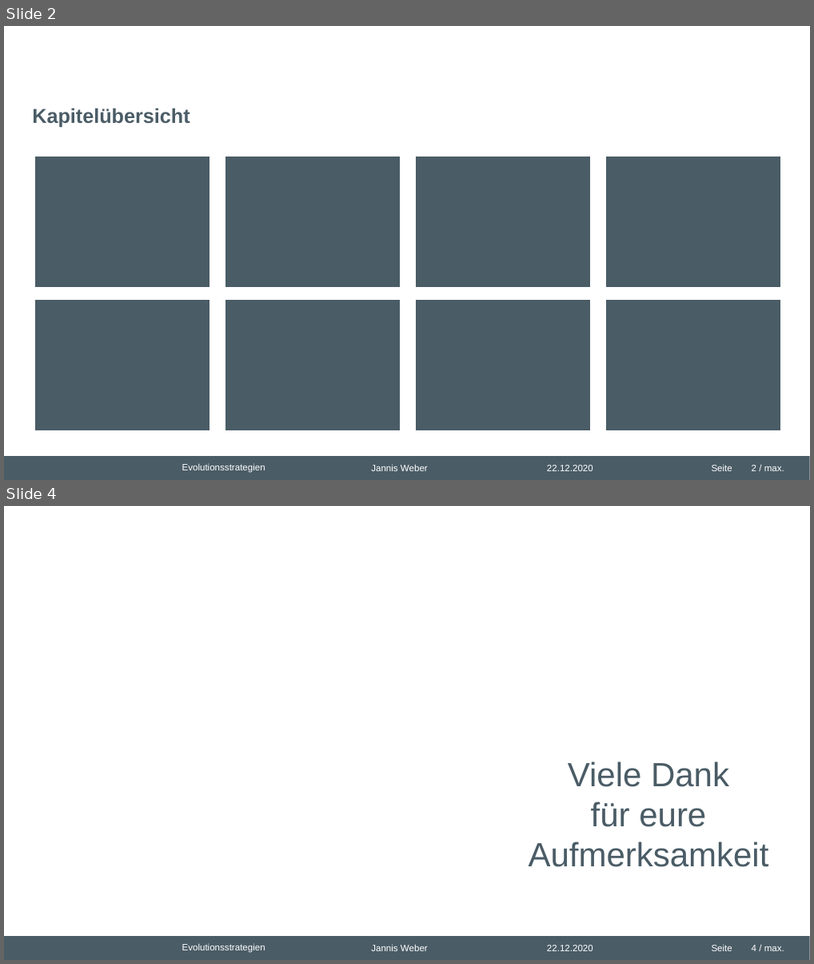
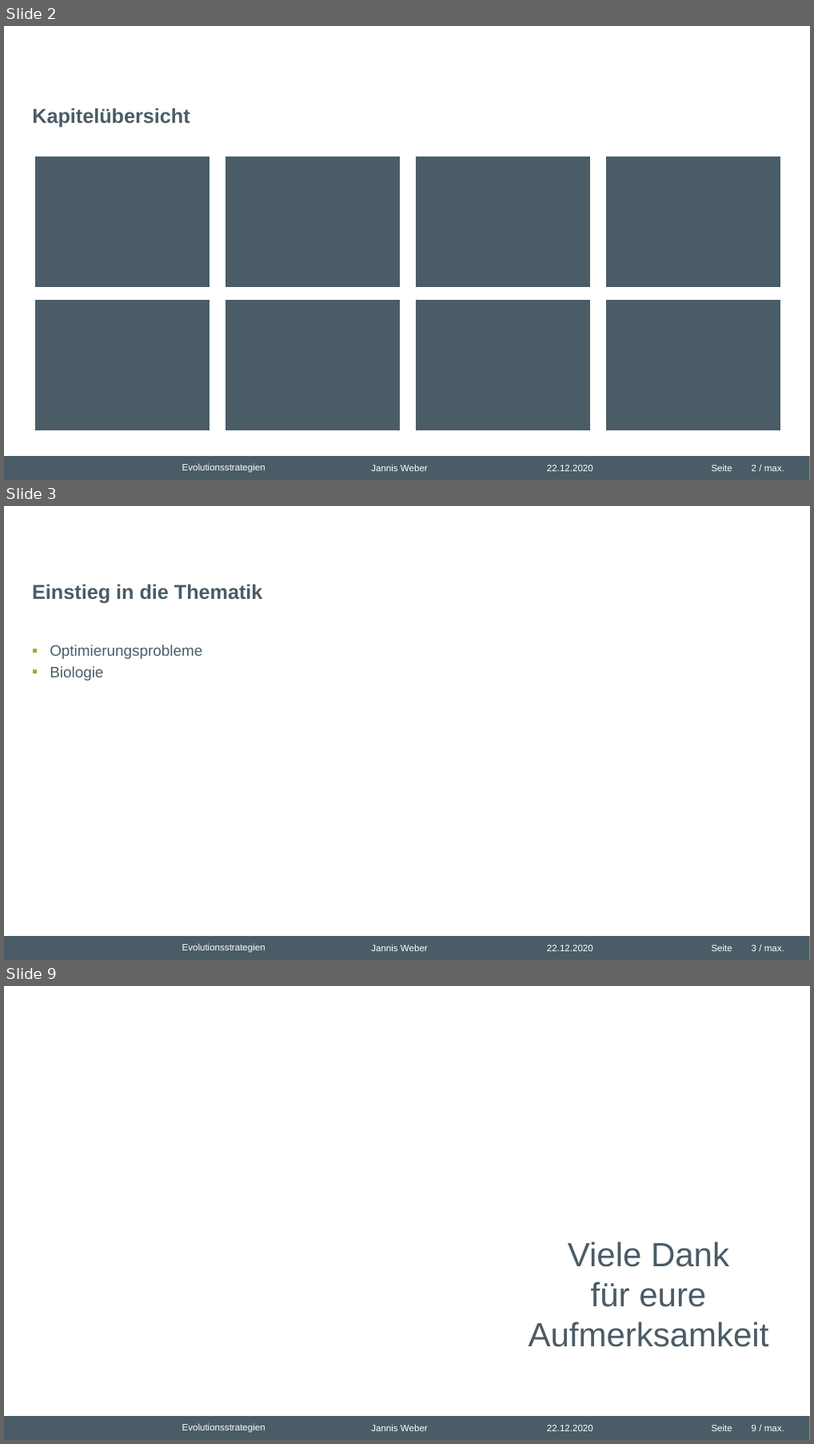
Before and after one commit to nhrt/Genetic-Algorithms, a slide deck: Fachvortrag/Präsentation Fachvortrag.pptx. Shown one above the other, each under a label of ours: slides 2 and 4 before the commit, slides 2, 3 and 9 after it; the slides between them are not shown. The pictures are 814x964 and 814x1444 pixels, drawn with LibreOffice and Linux fonts; fonts in the diff are those of the drawing; background and template pictures are left out. Boxes give left, top, right and bottom in pixels: in the first picture for what was removed or moved away, otherwise in the second. Text is boxed around its words. In the diff, an @@ line names an element or a change of style, - is before the commit and + after.

```diff
--- a/Fachvortrag/Präsentation Fachvortrag.pptx
+++ b/Fachvortrag/Präsentation Fachvortrag.pptx
@@ slide 3 added at [4,506,810,960], background #FFFFFF; not listed: 6 template elements that a slide beside it also shows @@
@@ title added at [32,584,263,603], 24 pt, text #4A5C66, bold @@
+Einstieg in die Thematik
@@ text added at [50,644,202,680], 18 pt, text #4A5C66 @@
+▪ Optimierungsprobleme
+▪ Biologie
@@ what was slide 4 is now slide 9 @@
@@ page number at [752,1424,785,1431]: text changed @@
-4 / max.
+9 / max.
```
Also in this commit, not shown: 5 other slides added, 1 slide removed.
